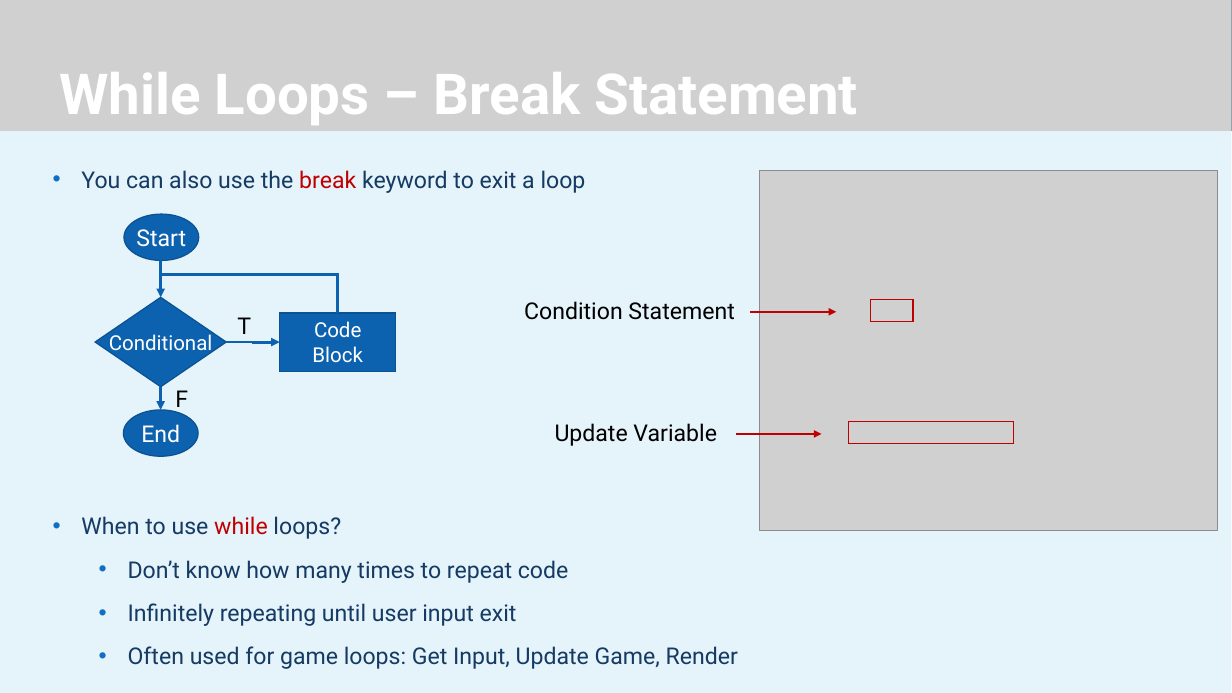
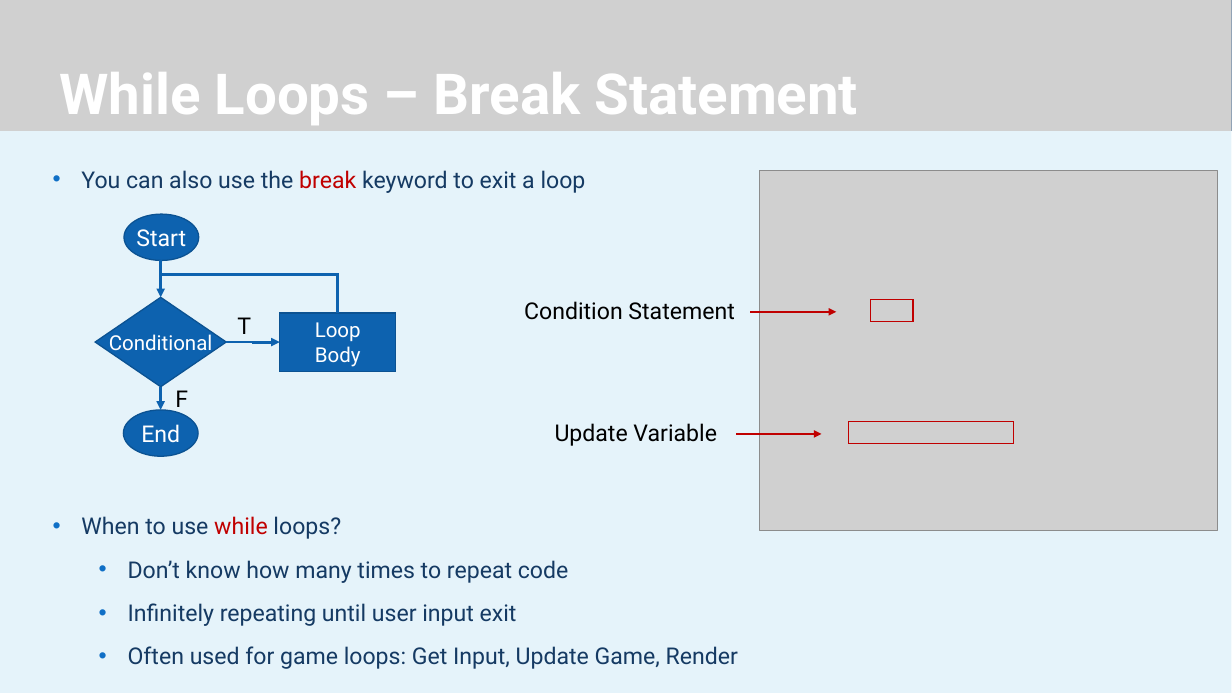
Before and after one commit to JeremyBYU/LoopIt, a slide deck: slide 6 of Lecture/LoopIt.pptx. Drawn at 1232x693 pixels with LibreOffice and Linux fonts; fonts in the diff are those of the drawing; grey boxes stand for pictures; background and template pictures are left out. Boxes give left, top, right and bottom in pixels: in the first picture for what was removed or moved away, otherwise in the second. Text is boxed around its words. In the diff, an @@ line names an element or a change of style, - is before the commit and + after.

```diff
--- a/Lecture/LoopIt.pptx
+++ b/Lecture/LoopIt.pptx
@@ text in rectangle at [315,322,361,367]: text changed @@
-Code Block
+Loop
+Body
```
Also in this commit, not shown: 5 other slides changed, 5 slides added, 3 other files.
